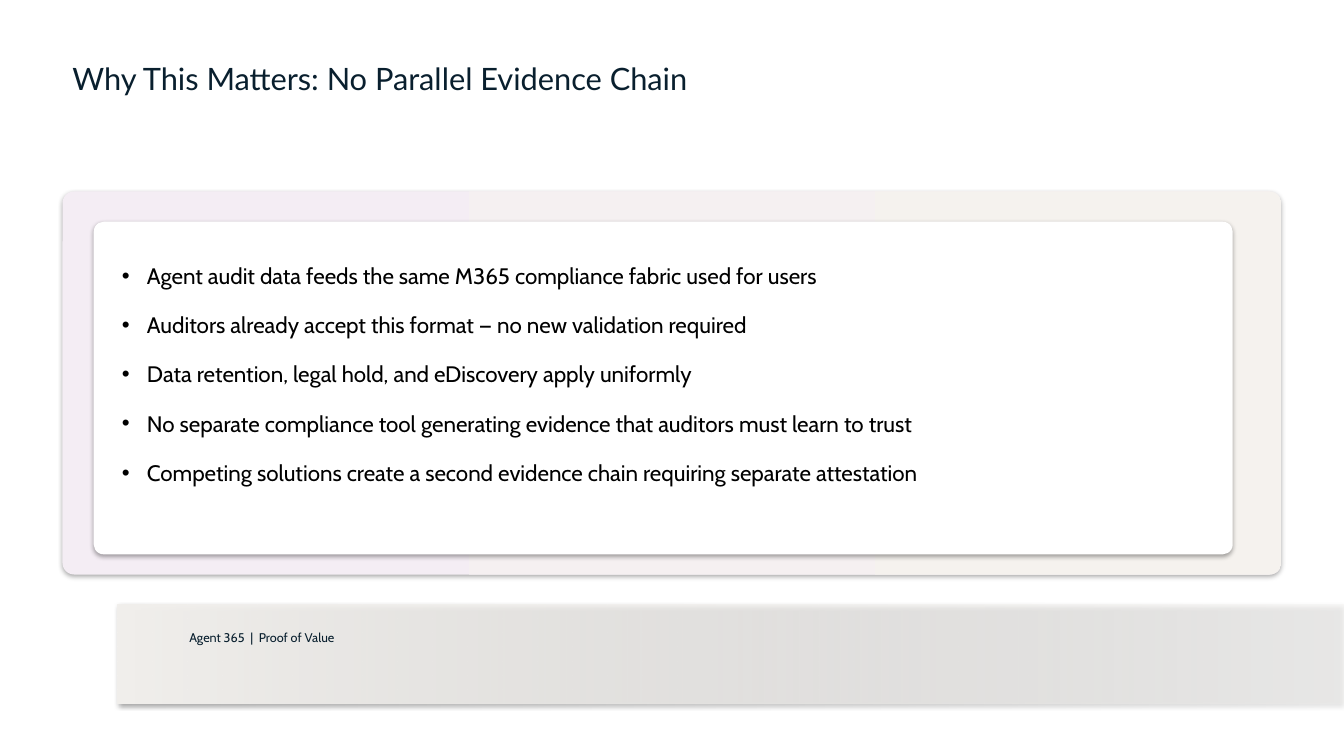
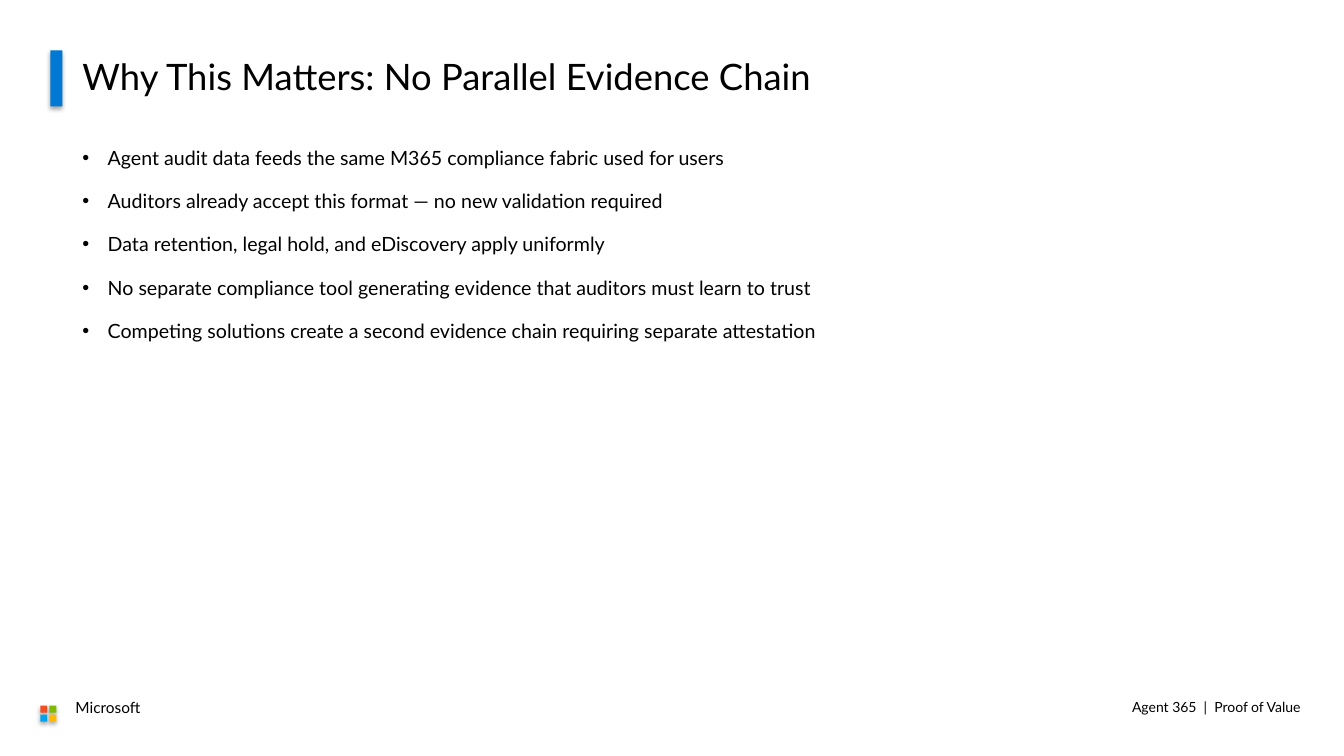
Before and after one commit to cloudtoso/Agent-365-POC, a slide deck: slide 30 of Agent365-PoV-Deck.pptx. Drawn at 1344x756 pixels with LibreOffice and Linux fonts; fonts in the diff are those of the drawing. Boxes give left, top, right and bottom in pixels: in the first picture for what was removed or moved away, otherwise in the second. Text is boxed around its words. In the diff, an @@ line names an element or a change of style, - is before the commit and + after.

```diff
--- a/Agent365-PoV-Deck.pptx
+++ b/Agent365-PoV-Deck.pptx
@@ rectangle added at (x1=50, y1=50, x2=63, y2=107), fill #0078D4 @@
@@ text "Why This Matters: No Parallel ..." moved from (x1=72, y1=67, x2=688, y2=96) to (x1=82, y1=63, x2=811, y2=97) @@
@@ text "Why This Matters: No Parallel ..." at (x1=82, y1=63, x2=811, y2=97): size 22 to 26 pt, text colour #091F2E to #000000 @@
@@ text "Agent audit data feeds the ..." moved from (x1=147, y1=267, x2=917, y2=487) to (x1=108, y1=150, x2=816, y2=342) @@
@@ text "Agent audit data feeds the ..." at (x1=108, y1=150, x2=816, y2=342): size 16 to 14 pt, font Cabin to Lato; less space between paragraphs @@
@@ rounded rectangle removed at (x1=63, y1=192, x2=1281, y2=575) @@
@@ rounded rectangle removed at (x1=94, y1=222, x2=1233, y2=555) @@
@@ rectangle removed at (x1=118, y1=605, x2=1344, y2=704) @@
@@ rectangle added at (x1=40, y1=706, x2=47, y2=713), fill #F25022 @@
@@ rectangle added at (x1=40, y1=715, x2=47, y2=722), fill #00A4EF @@
@@ rectangle added at (x1=49, y1=706, x2=56, y2=713), fill #7FBA00 @@
@@ rectangle added at (x1=49, y1=715, x2=56, y2=722), fill #FFB900 @@
@@ text added at (x1=75, y1=702, x2=140, y2=713), 11 pt, text #000000 @@
+Microsoft
@@ text "Agent 365 | Proof of ..." moved from (x1=189, y1=632, x2=335, y2=645) to (x1=1132, y1=701, x2=1301, y2=715) @@
@@ text "Agent 365 | Proof of ..." at (x1=1132, y1=701, x2=1301, y2=715): size 9 to 10 pt, font Cabin to Lato, text colour #091F2E to #000000; alignment left to right @@
```
Also in this commit, not shown: 42 other slides changed, 1 slide added, 1 slide removed, 1 other file.
